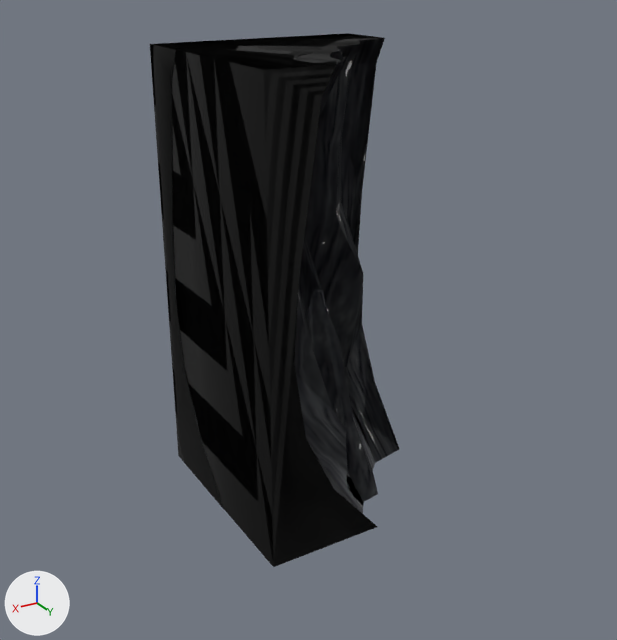
Two versions of the glTF model artwork/scenery/cave.glb, one commit apart.
One viewpoint serves both versions: a 50 mm lens placed at (1.85, 3.04, 2.35), pointed at (0.05, 0.04, 0.85). The lights are fixed; the arrows at lower left show +X, +Y and +Z. The picture after the commit comes second. Where no turn or scale is listed for an object, it has been applied to the vertices.

The scene before the commit, as lines of its bpy script (objects in view):
```python
me_cube = bpy.data.meshes.new('Cube')
me_cube.from_pydata(...)  # 85 vertices, 157 faces; spans x -0.03..0.5, y -0.5..0.5, z 0.0..2.0
# faces by material slot: [128, 29]
me_cube.materials.append(mat_cavewall)
me_cube.materials.append(mat_black)  # black #000000
me_cube_007 = bpy.data.meshes.new('Cube.007')
me_cube_007.from_pydata(...)  # 82 vertices, 153 faces; spans x -0.5..0.5, y -0.5..0.5, z 0.0..2.0
# faces by material slot: [121, 32]
me_cube_007.materials.append(mat_cavewall)
me_cube_007.materials.append(mat_black)  # black #000000
me_cube_008 = bpy.data.meshes.new('Cube.008')
me_cube_008.from_pydata(...)  # 31 vertices, 52 faces; spans x -0.292..0.337, y -0.262..0.318, z 0.0..1.055
me_cube_008.materials.append(mat_cavewall)
ob_cavecornerconcave2 = bpy.data.objects.new('CaveCornerConcave2', me_cube_007)
ob_cavecornerconcave2.location = (0.0, 0.0, 0.0)
ob_cavestalagmite = bpy.data.objects.new('CaveStalagmite', me_cube_008)
ob_cavestalagmite.location = (0.0, 0.0, 0.0)
ob_cavewallstraight2 = bpy.data.objects.new('CaveWallStraight2', me_cube)
ob_cavewallstraight2.location = (0.0, 0.0, 0.0)
# also in view: 'CaveCornerConcave1' at (0.0, 0.0, 1.0); 'CaveCornerConvex' at (0.24, -0.23, 1.0); 'CaveWallStraight1' at (0.17, 0.0, 1.0)
```
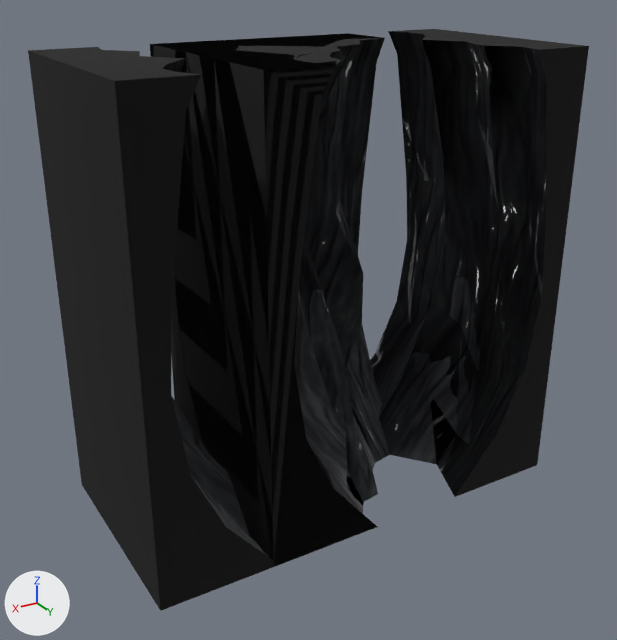
Location of each change, (x1, y1, x2, y2) in pixels of the pictures (617 x 640 px):
'CaveEntrance', added
    after: (28, 29, 589, 611)
    faces in mat_black (black #000000): (28, 29, 589, 611)
    faces in mat_cavewall: (162, 31, 546, 560)
'CaveCornerConvex', unchanged, covered by the edit
    before: (153, 41, 224, 509)
    after: (153, 41, 222, 444)

What the commit changed:
Mesh me_cube_003 is new.
It has 170 vertices, 314 faces and spans x -0.5..1.5, y -0.5..0.5, z 0.0..2.0.
Faces by material slot: [256, 58].
It uses material mat_cavewall.
It uses material mat_black (black #000000).
Object 'CaveEntrance' (ob_caveentrance) is new; it shows me_cube_003.
Its location is (-0.5, 0.0, 0.0).
